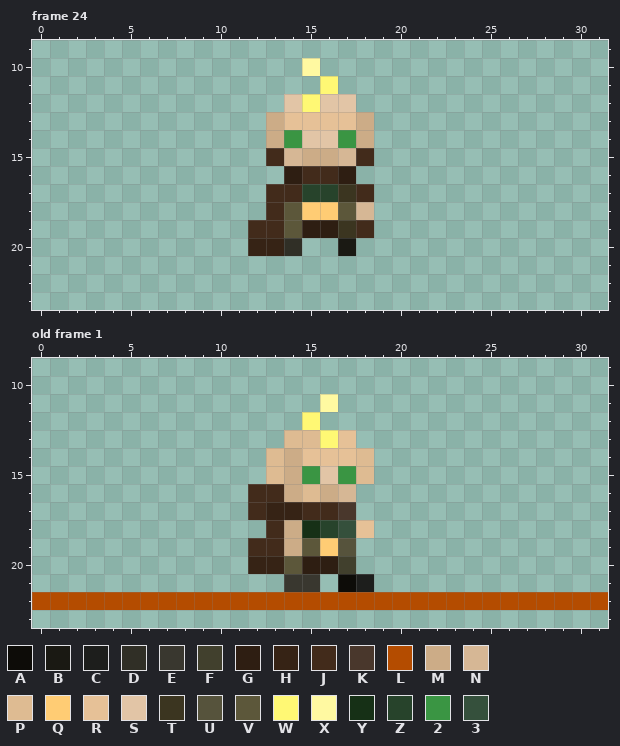
One commit to this pixel-art file: Player/Player.ase. This is how it looked before the edit.
32x32 pixels, 43 frames. Colours within 5 levels of each other are drawn and written as one. Shown: frame 24: x 0..31, y 9..23; old frame 1: x 0..31, y 9..23. The commit also changed other frames, which this record leaves out.
Visible layers, top first: "Baby", "Ground".
Palette (. is transparent): A #0d0c08  B #1a1913  C #1d1e1c  D #302f26  E #39372f  F #41402d  G #2e1e12  H #362315  J #422b1b  K #49372c  L #b44c00  M #ccac87  N #d6b795  P #debb92  Q #ffcc74  R #e6c197  S #e2c5a6  T #3b3520  U #56533c  V #5c573a  W #fff874  X #fff9a1  Y #163016  Z #27432b  2 #3a9543  3 #35503c
Pixels before, frame 24, first column x 12:
10 ...X...
11 ....W..
12 ..SWSS.
13 .MRRRRM
14 .M2SS2M
15 .JNMMNJ
16 ..GJJG.
17 .JJZZTJ
18 .JVQQVN
19 JJVGGTJ
20 HHD..B.
Pixels before, old frame 1, first column x 0:
11 ................X...............
12 ...............W................
13 ..............PPWR..............
14 .............PMRRRP.............
15 .............PM2S2P.............
16 ............JJMPMN..............
17 ............JHHJJK..............
18 .............JMYZ3R.............
19 ............JJMVQU..............
20 ............HHVGGF..............
21 ..............EE.AC.............
22 LLLLLLLLLLLLLLLLLLLLLLLLLLLLLLLL
The result:
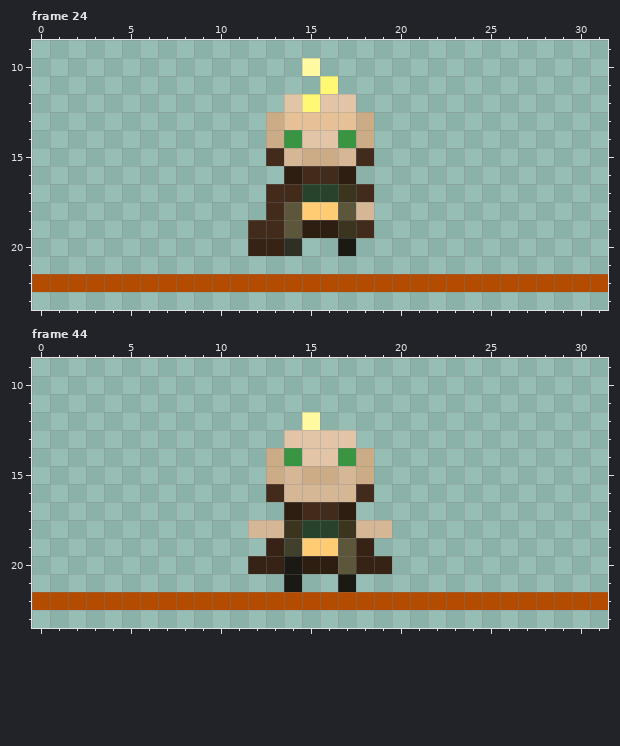
A new or re-ordered frame is compared with the old frame closest to it.
The edit:
frames 43 -> 44
Frame 24, layer "Ground":
Colour L is added in row 22 at x 0 to 31.
Frame 44 is new; against old frame 1, layer "Baby":
Colour 2 replaces colour M in row 14 at x 14.
Colour 2 replaces colour R in row 14 at x 17.
Colour B replaces colour A in row 21 at x 17.
Colour B replaces colour E in row 21 at x 14.
Colour B replaces colour V in row 20 at x 14.
Colour F replaces colour M in row 19 at x 14.
Colour G replaces colour H in row 17 at x 14.
Colour G replaces colour K in row 17 at x 17.
Colour H is added in row 19 at x 18; in row 20 at x 18 to 19.
Colour H replaces colour J in row 19 at x 13.
Colour J is added in row 16 at x 18.
Colour M replaces colour 2 in row 15 at x 15.
Colour M replaces colour P in rows 14 to 15 at x 13 and 18.
Colour M replaces colour S in row 15 at x 16.
Colour N is added in row 18 at x 12 and 19.
Colour N replaces colour 2 in row 15 at x 17.
Colour N replaces colour J in row 18 at x 13.
Colour N replaces colour M in row 15 at x 14; in row 16 at x 14 and 16.
Colour N replaces colour P in row 16 at x 15.
Colour N replaces colour R in row 18 at x 18.
Colour Q replaces colour V in row 19 at x 15.
Colour S replaces colour P in row 13 at x 14 to 15.
Colour S replaces colour R in row 13 at x 17; in row 14 at x 15 to 16.
Colour S replaces colour W in row 13 at x 16.
Colour T replaces colour 3 in row 18 at x 17.
Colour T replaces colour M in row 18 at x 14.
Colour V replaces colour F in row 20 at x 17.
Colour V replaces colour U in row 19 at x 17.
Colour X replaces colour W in row 12 at x 15.
Colour Z replaces colour Y in row 18 at x 15.
The author cleared colour C in row 21 at x 18.
The author cleared colour E in row 21 at x 15.
The author cleared colour H in row 17 at x 13.
The author cleared colour J in rows 16 to 17 at x 12; in row 19 at x 12.
The author cleared colour X in row 11 at x 16.
Boxes around the changes in both pictures, in picture pixels (x1, y1, x2, y2):
added: (32, 274, 608, 292)
changed: (248, 394, 392, 592)
